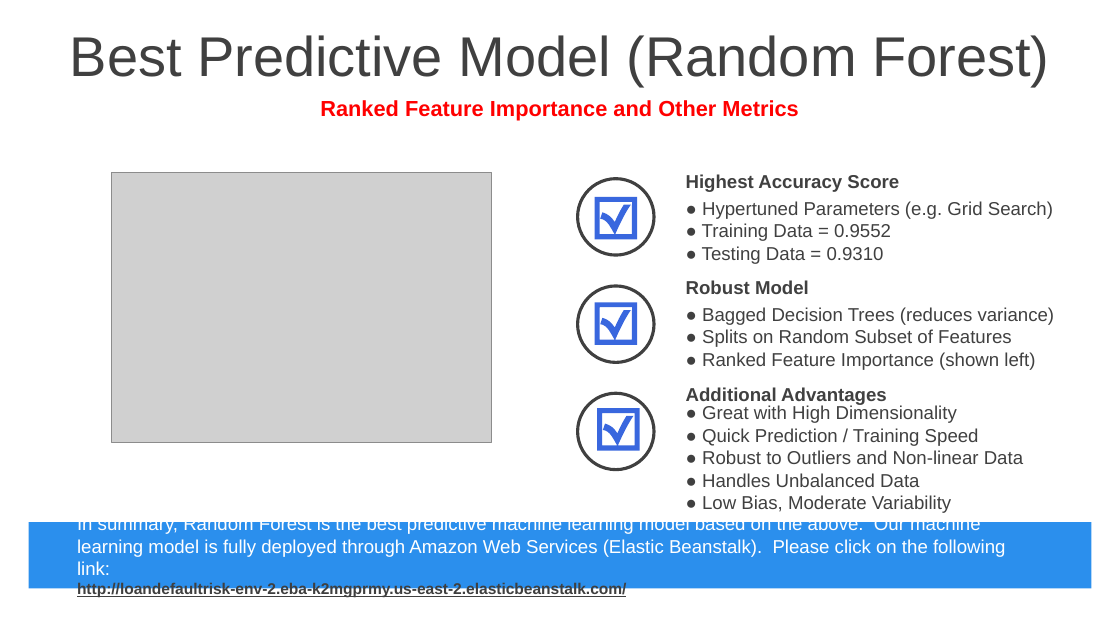
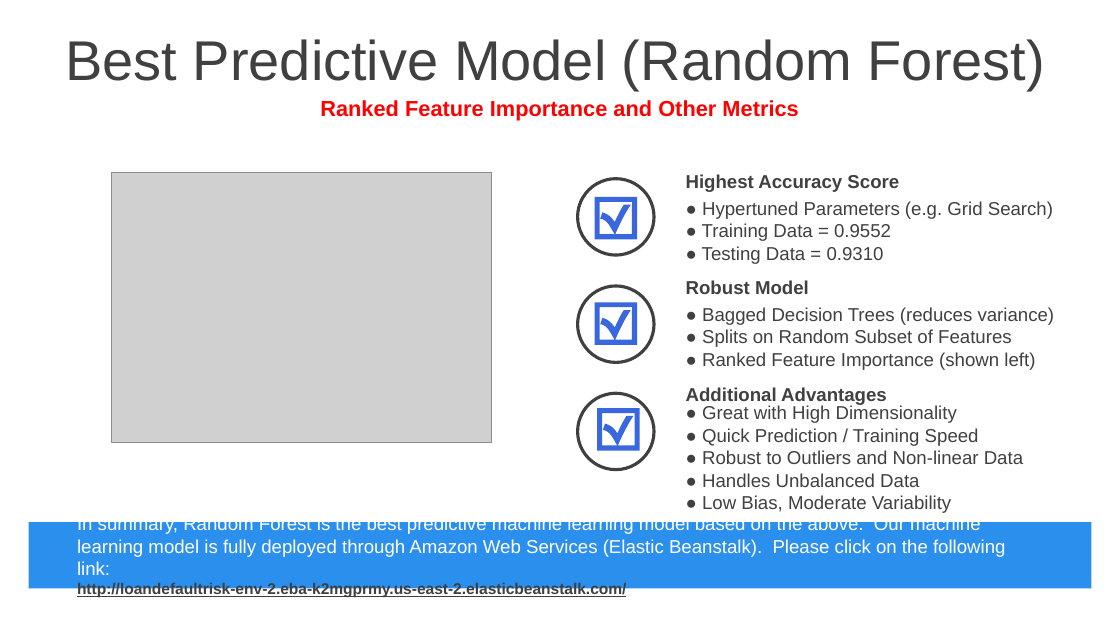
Before and after one commit to DarleneKo/loan-default-risk, a slide deck: slide 10 of Loan Default Risk (FINAL).pptx. Drawn at 1120x630 pixels with LibreOffice and Linux fonts; fonts in the diff are those of the drawing; grey boxes stand for pictures; background and template pictures are left out. Boxes give left, top, right and bottom in pixels: in the first picture for what was removed or moved away, otherwise in the second. Text is boxed around its words. In the diff, an @@ line names an element or a change of style, - is before the commit and + after.

```diff
--- a/Loan Default Risk (FINAL).pptx
+++ b/Loan Default Risk (FINAL).pptx
@@ text "Best Predictive Model (Random Forest)": place and size @@
-text "Best Predictive Model (Random Forest)" at (70, 35, 1049, 86)
+text "Best Predictive Model (Random Forest)" at (65, 39, 1045, 90)
```
Also in this commit, not shown: 1 other slide changed.
